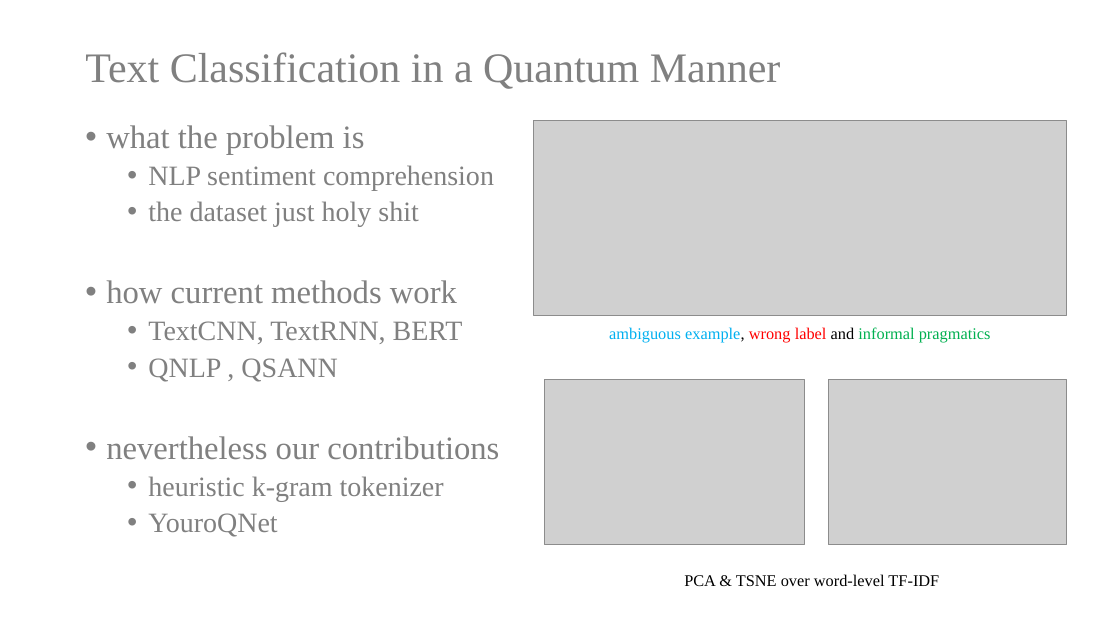
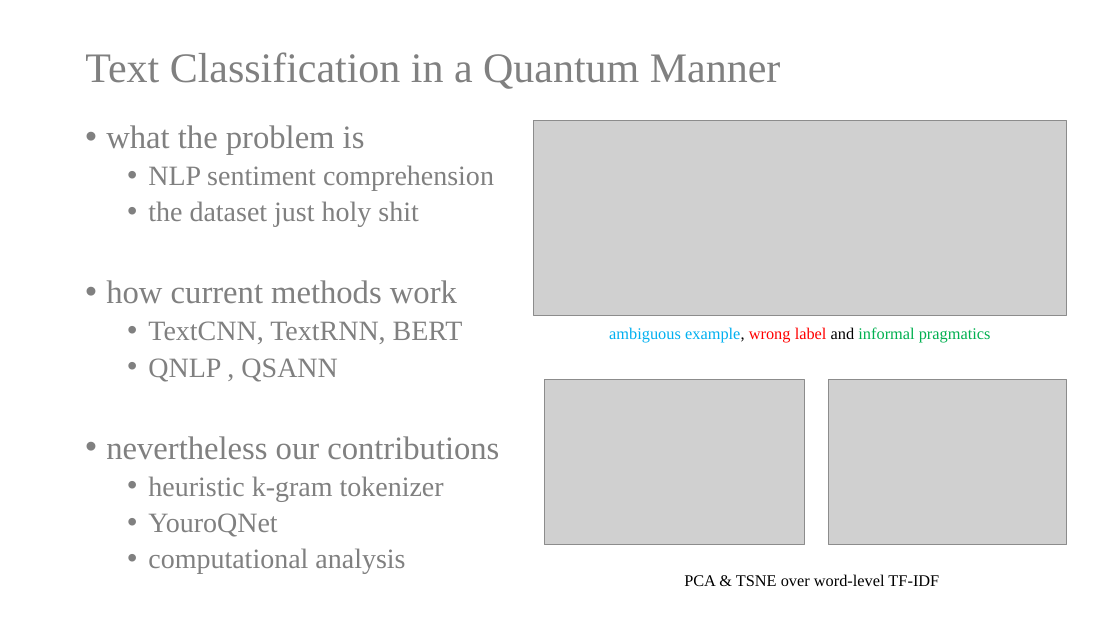
Before and after one commit to Kahsolt/YouroQNet, a slide deck: slide 2 of ref/YouroQNet.pptx. Drawn at 1120x630 pixels with LibreOffice and Linux fonts; fonts in the diff are those of the drawing; grey boxes stand for pictures. Boxes give left, top, right and bottom in pixels: in the first picture for what was removed or moved away, otherwise in the second. Text is boxed around its words. In the diff, an @@ line names an element or a change of style, - is before the commit and + after.

```diff
--- a/ref/YouroQNet.pptx
+++ b/ref/YouroQNet.pptx
@@ text at [148,548,405,573]: paragraph added @@
+  • computational analysis
```
Also in this commit, not shown: 10 other slides changed, 8 slides added, 2 slides removed, 2 other files.
